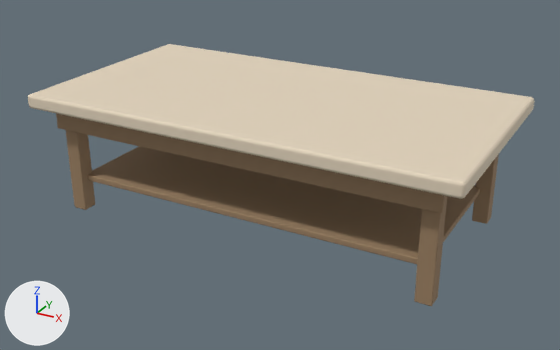
What one commit did to the glTF model game/asset/runtime/models/craft-bench-v3.glb.
Before and after are seen from a camera (50 mm lens) standing at (3.07, -5.57, 2.04) and looking at (0.04, -0.07, -0.71). The lights are fixed; the arrows at lower left show +X, +Y and +Z. The first picture is the older version. Where no turn or scale is listed for an object, it has been applied to the vertices.

In view in the first picture: 'Apron.001', 'Lower shelf', 'Table leg.001', 'Table leg.002', 'Table leg.003', 'Thick single oak top'.
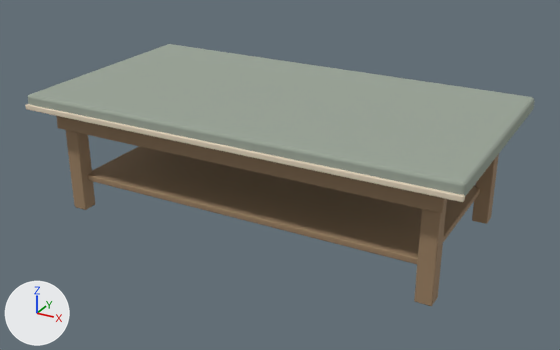
What the commit changed:
Material 'Matte sage worktable surface' (mat_matte_sage_worktable_surface) is new.
Its base color is (0.328, 0.376, 0.314) (grey #9ba598).
Its roughness is 1.0.
me_mesh_0 has 56 vertices, 108 faces and spans x -1.92..1.92, y -1.02..1.02, z -0.06..0.06.
me_mesh_0 no longer uses material mat_oiled_oak (beige #e4d5bd).
me_mesh_0 gains material mat_matte_sage_worktable_surface (grey #9ba598).
Mesh me_mesh_1_1 is new.
It has 56 vertices, 108 faces and spans x -1.92..1.92, y -0.02..0.02, z -0.02..0.02.
It uses material mat_oiled_oak (beige #e4d5bd).
Object 'Oak front edge' (ob_oak_front_edge) is new; it shows me_mesh_1_1.
Its location is (0.0, -1.03, -0.11).

Location of each change, (x1, y1, x2, y2) in pixels of the pictures (560 x 350 px):
'Thick single oak top', recoloured (beige to grey): (28, 44, 535, 197) in both
'Oak front edge', added: after (25, 104, 465, 202)
